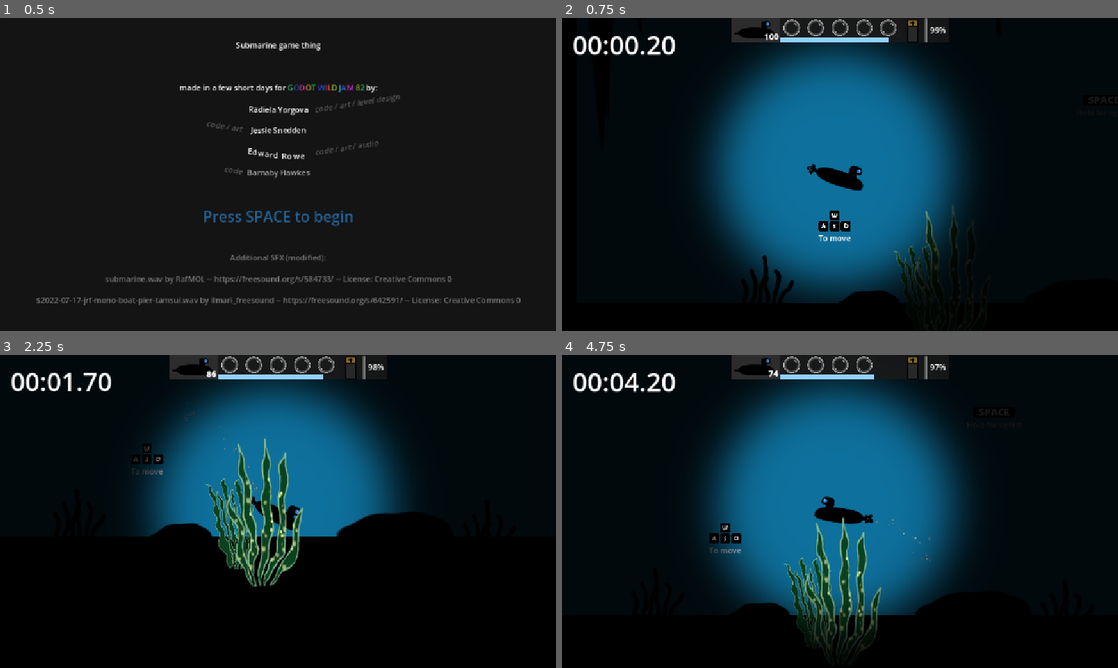
Above: before the commit, frames 1-4 (two rows, left to right).
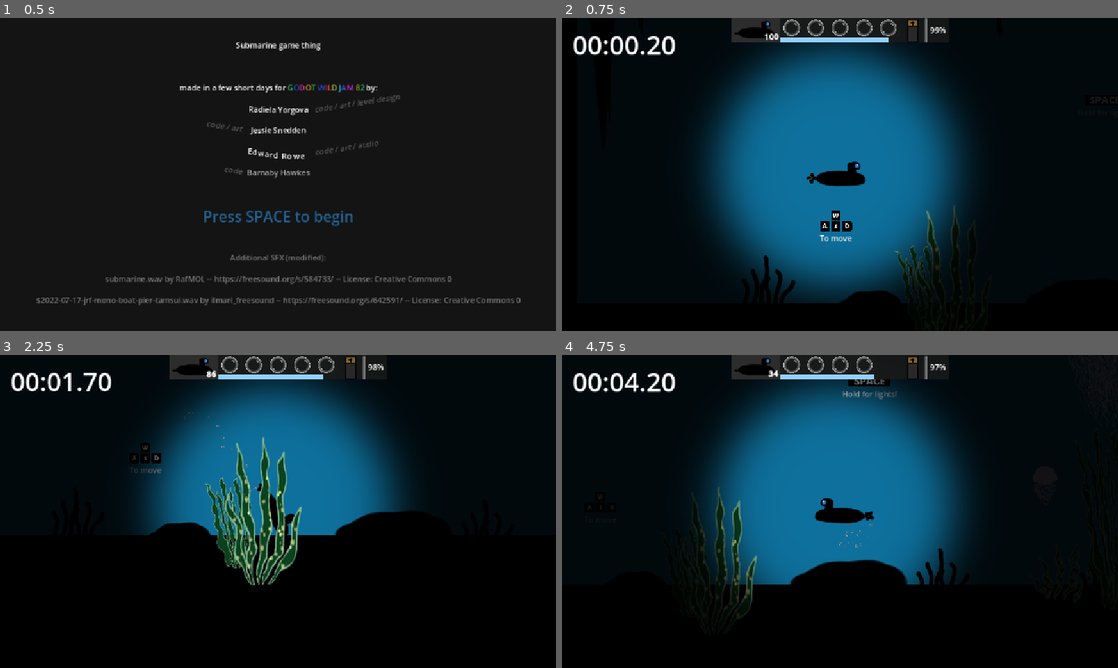
Above: after the commit, the same moments.

Repository: EddieRowe/godot-wild-jam-82
Game: Godot game, scene res://levels/splash.tscn
Same seed, same stepped clock (60 frames per second), same inputs: the game is played once before the commit and once after it.
Inputs:
- Up to frame 1 (0.5 s): no input
- Up to frame 2 (0.75 s): tap Space at 0.5 s; hold Right (ui_right) from 0.53 s (still down)
- Up to frame 3 (2.25 s): tap Enter (ui_accept) at 0.77, 1.52 s; release Right (ui_right) at 1.28 s; hold Down (ui_down) 1.28-2.03 s; hold Right (ui_right) from 2.03 s (still down)
- Up to frame 4 (4.75 s): release Right (ui_right) at 2.78 s; hold Up (ui_up) 2.78-3.53 s; tap Enter (ui_accept) at 3.02, 3.77, 4.52 s; hold Left (ui_left) from 3.53 s (still down)

Frame 1 is identical in both runs. In frame 2, 1.1% of the frame differs, in the area x 33-72%, y 45-92%; in frame 3, 3.7%; in frame 4, 7.8%, in the area x 24-72%, y 4-96%.

Commit message:
stay in free float until fast enough

Diff:
--- a/scripts/submarine_script.gd
+++ b/scripts/submarine_script.gd
@@ -96,8 +96,17 @@
 		angular_velocity = direction * local_speed / state.step
 
 func _integrate_forces(state: PhysicsDirectBodyState2D) -> void:
-	if not free_floating:
+	if not free_floating and _eligible_velocity():
 		_look_follow(state)
+
+func _eligible_velocity() -> bool:
+	var rnd : float = 0.01
+	var above_limit = linear_velocity.length() > 100
+	# Snapped will round to the nearest step (decimal place)
+	var is_left = snappedf(linear_velocity.angle(),rnd) == snappedf(Vector2.LEFT.angle(),rnd)
+	var is_right = snappedf(linear_velocity.angle(),rnd) == Vector2.RIGHT.angle()
+	# This is to stop weird jumps when scraping across the floor
+	return above_limit and not (is_left or is_right)
 
 func _on_body_entered(body: Node) -> void:
 	if body.is_in_group("Obstacle") and body is not Jellyfish:
